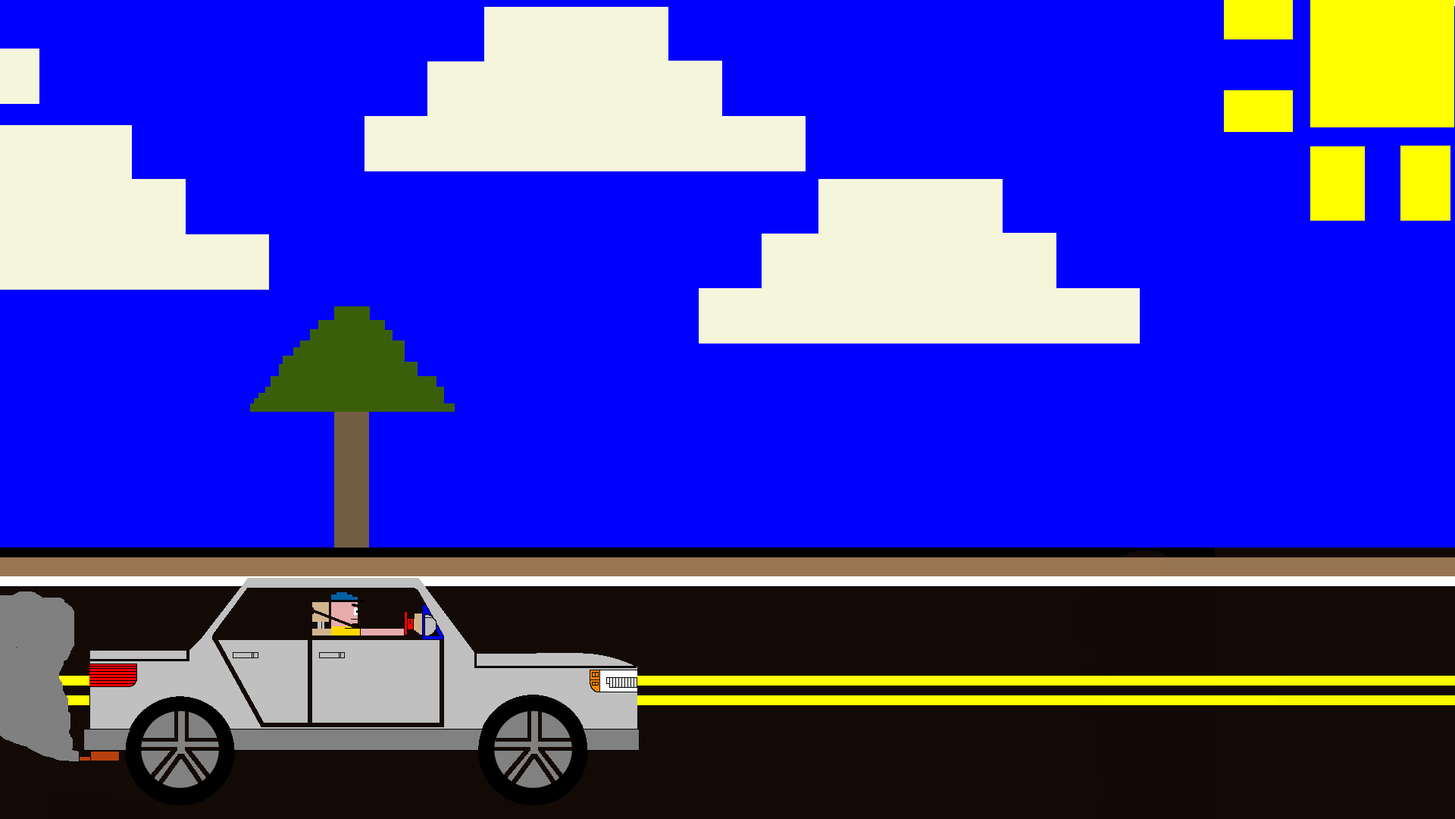
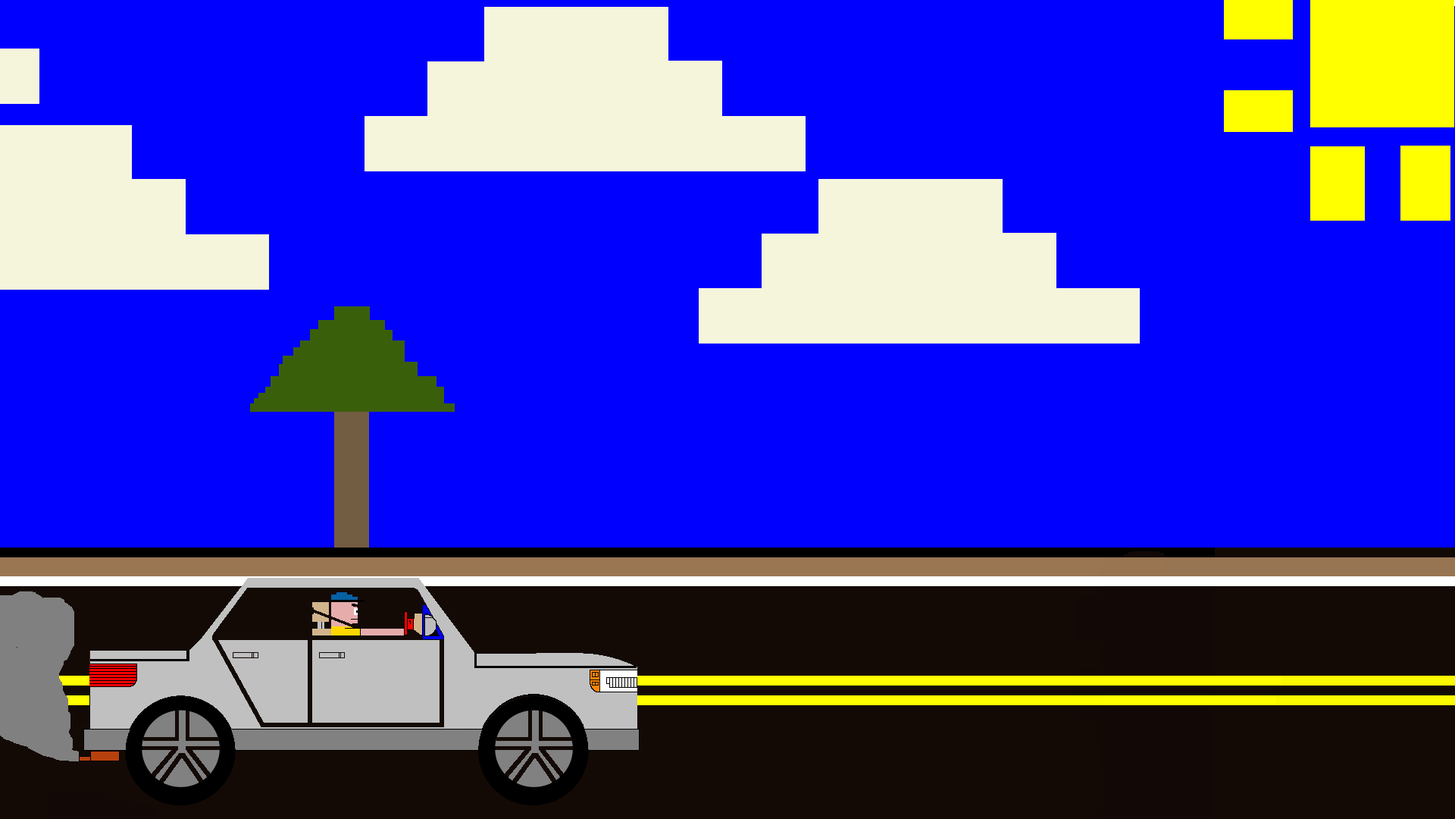
Layers edited between the first and the second 1455 × 819 image:
added layer "TIRES.xcf" above "car_not_complete-2.xcf" over [0, 590, 617, 794]
